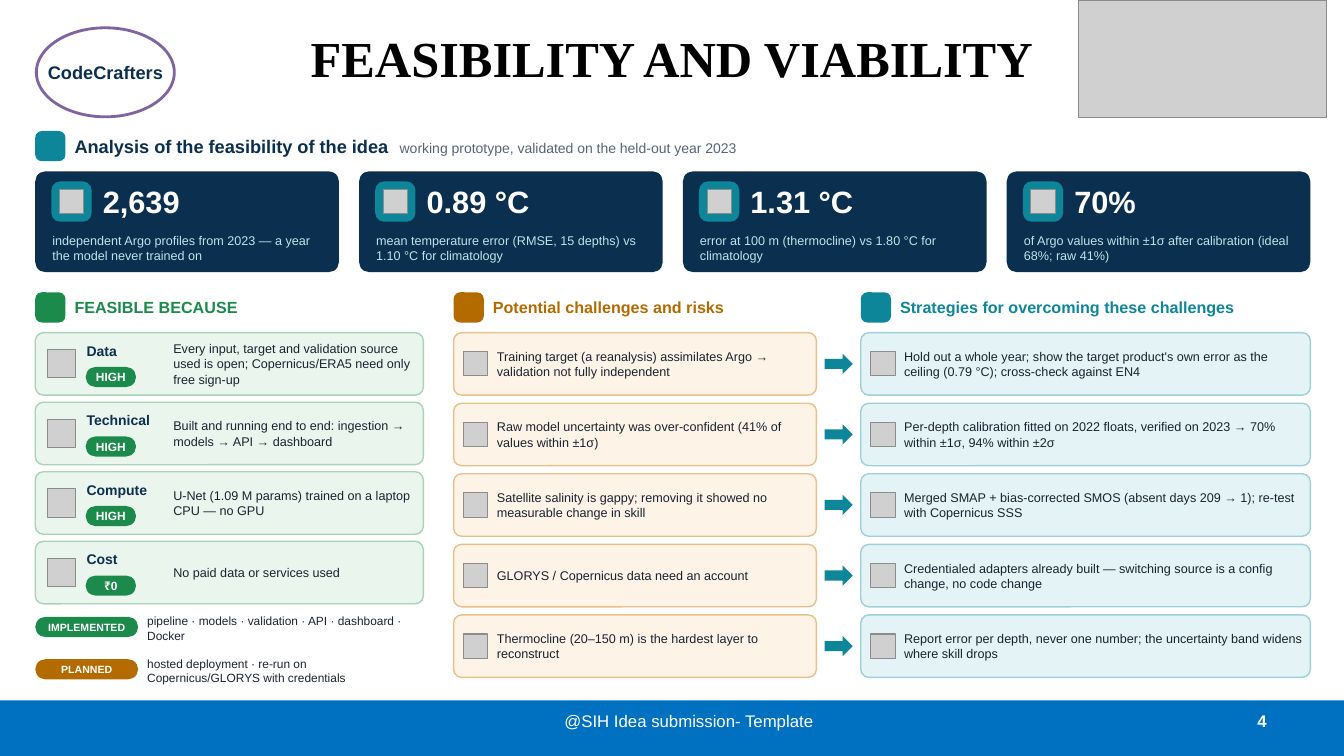
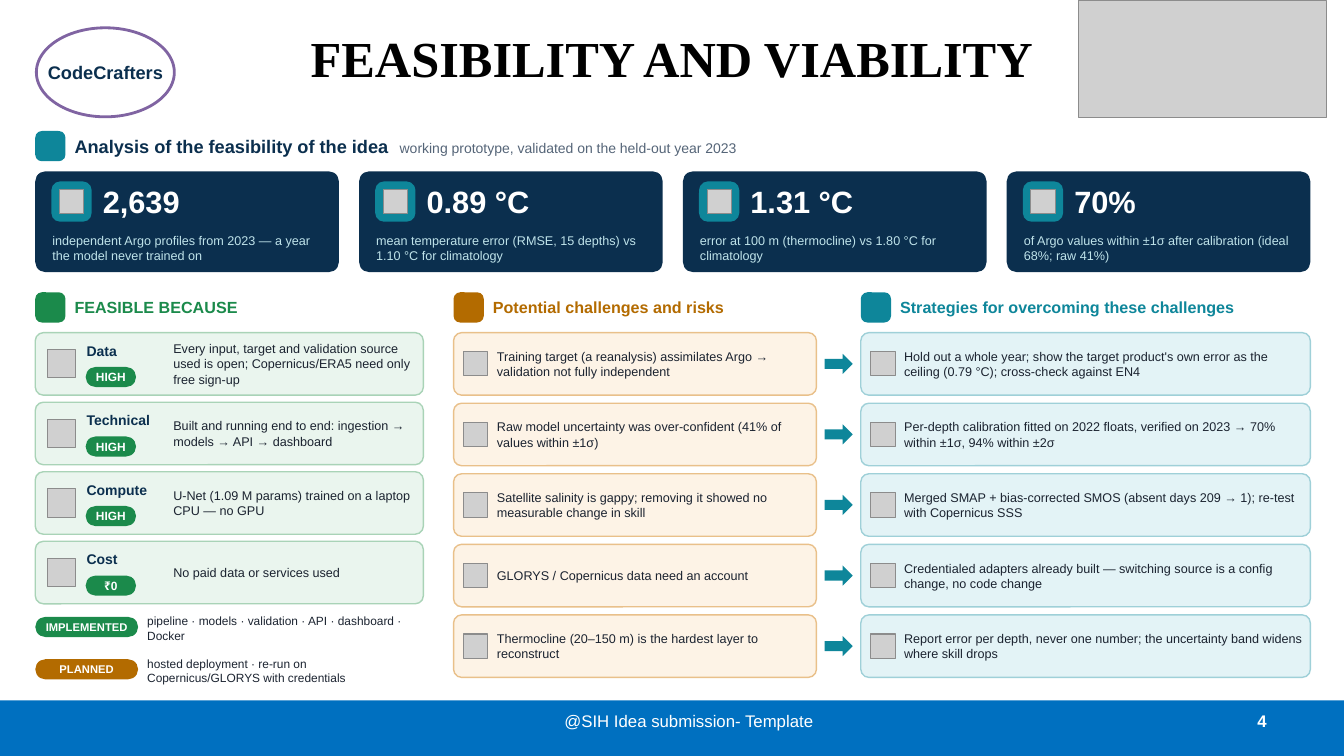
Before and after one commit to saad-46/oceanembed, a slide deck: slide 4 of deliverables/OceanSight_SIH2026_Idea_Submission.pptx. Drawn at 1344x756 pixels with LibreOffice and Linux fonts; fonts in the diff are those of the drawing; grey boxes stand for pictures; background and template pictures are left out. Boxes give left, top, right and bottom in pixels: in the first picture for what was removed or moved away, otherwise in the second. Text is boxed around its words. In the diff, an @@ line names an element or a change of style, - is before the commit and + after.

```diff
--- a/deliverables/OceanSight_SIH2026_Idea_Submission.pptx
+++ b/deliverables/OceanSight_SIH2026_Idea_Submission.pptx
@@ text "IMPLEMENTED" at [46,623,128,631]: size 7.5 to 8 pt @@
@@ text "PLANNED" at [59,665,113,673]: size 7.5 to 8 pt @@
```
Also in this commit, not shown: 2 other slides changed, 3 other files.
